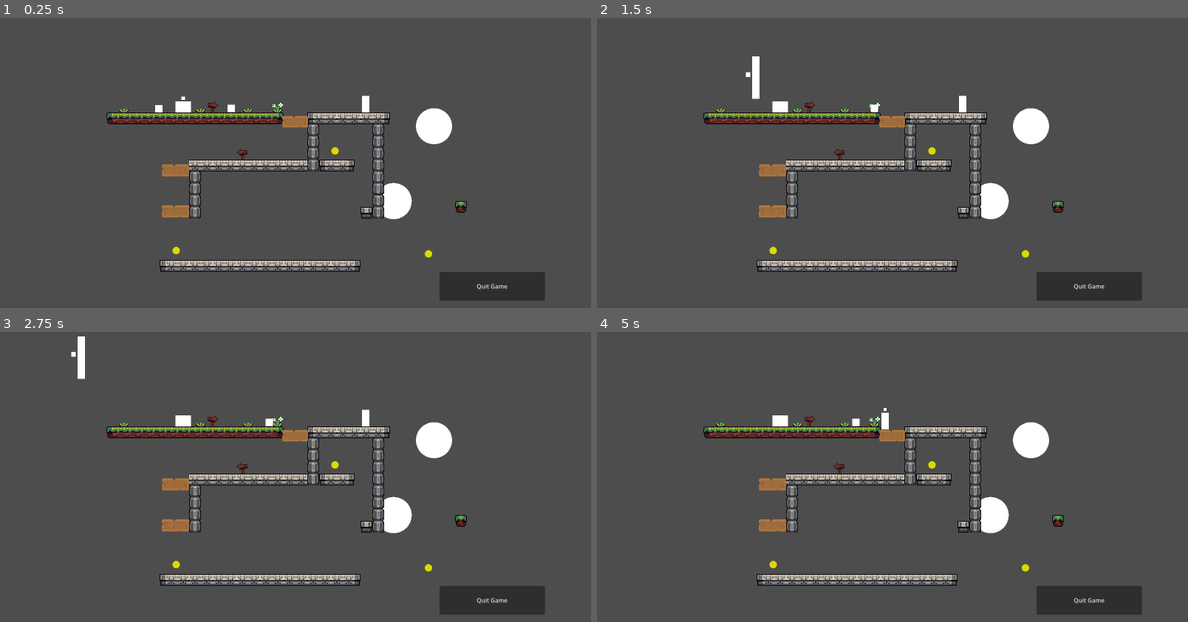
Above: before the commit, frames 1-4 (two rows, left to right).
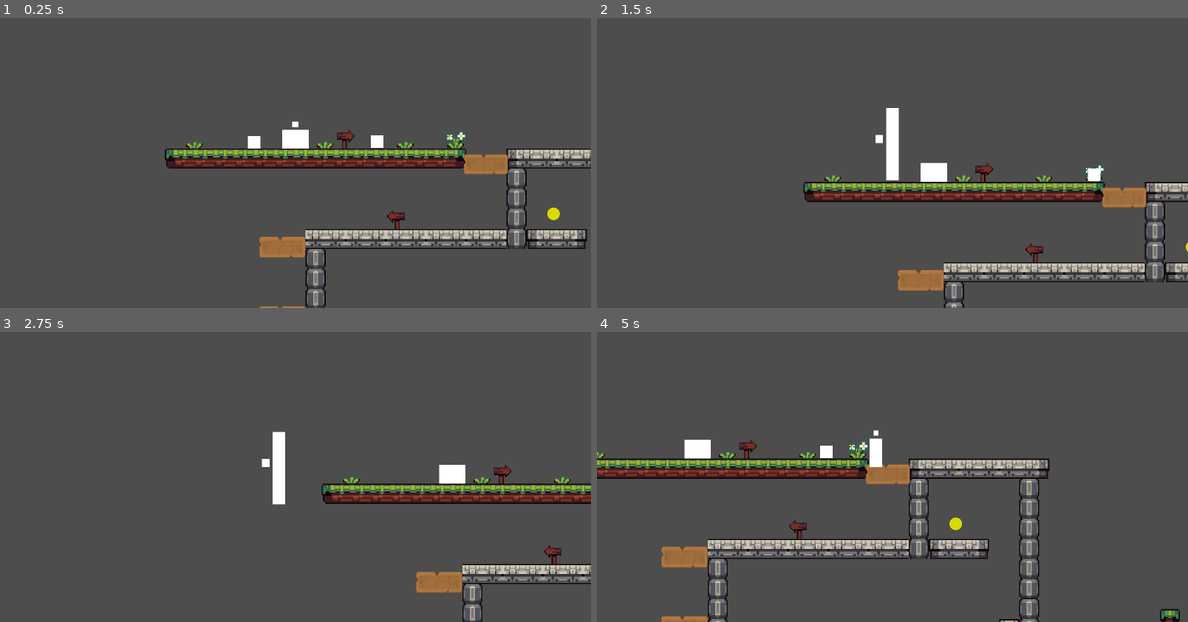
Above: after the commit, the same moments.

Repository: sighyuel/The-Cursed-Little-Pigs
Game: Godot game, scene res://test-stuff/levels/test-level.tscn
Two runs of this game, one before a commit and one after it. Both use one fixed random seed, a clock stepped at 60 frames per second and the inputs below.
Inputs:
- Up to frame 1 (0.25 s): no input
- Up to frame 2 (1.5 s): hold X (Y) 0.53-1.28 s; hold C (Right Bumper) from 0.53 s (still down); tap Space (A) at 0.6 s; tap Up (ui_up) at 0.77 s; tap X (Y) at 1.35 s
- Up to frame 3 (2.75 s): tap Up (ui_up) at 1.52 s; tap Space (A) at 1.55, 2.1 s; release C (Right Bumper) at 2.03 s; hold Left (ui_left) from 2.03 s (still down); hold X (Y) from 2.03 s (still down)
- Up to frame 4 (5 s): release Left (ui_left) at 2.78 s; release X (Y) at 2.78 s; hold C (Right Bumper) 2.78-4.28 s; tap Z (B) at 2.85 s; tap Up (ui_up) at 3.02, 3.77, 4.52 s; tap Space (A) at 3.05, 4.35 s; hold X (Y) 3.53-4.28 s; hold Left (ui_left) from 4.28 s (still down)

The runs differ from the first frame. In frame 1, 18% of the frame differs, in the area x 18-100%, y 26-100%; in frame 2, 17%; in frame 3, 15%; in frame 4, 20%, in the area x 0-99%, y 26-100%.

Commit message:
Got rid of circle_saw and tweaked movement
- changed the gravity and all the characters jumps

Diff:
--- a/test-project/project.godot
+++ b/test-project/project.godot
@@ -90,6 +90,7 @@
 [physics]
 
 3d/physics_engine="Jolt Physics"
+2d/default_gravity=1232.4930000000004
 
 [rendering]
 
--- a/test-project/scenes/Character Scenes/may.tscn
+++ b/test-project/scenes/Character Scenes/may.tscn
@@ -23,9 +23,9 @@
 piggy = "May"
 collision = NodePath("charCol")
 charMesh = NodePath("mesh")
-JUMP_VELOCITY = 200.0
+JUMP_VELOCITY = 100.0
 acceleration = 5.0
-ladder_speed = -100.0
+ladder_speed = -150.0
 metadata/_custom_type_script = "uid://ui4vyukh73sy"
 
 [node name="charCol" type="CollisionShape2D" parent="." unique_id=1686499719]
--- a/test-project/scenes/Hazards/circle saw.tscn
+++ b/test-project/scenes/Hazards/circle saw.tscn
@@ -1,6 +1,12 @@
-[gd_scene format=3 uid="uid://ct4nlmpxoto0i"]
+[gd_scene format=3 uid="uid://dih4h8d1x03gc"]
 
-[ext_resource type="Script" uid="uid://wtau3joakgub" path="res://scripts/Hazards/circle_saw.gd" id="1_13jwt"]
+[sub_resource type="GDScript" id="GDScript_mtcjj"]
+script/source = "extends Area2D
+
+func _on_body_entered(body: Node2D) -> void:
+	if body is character:
+		get_tree().call_deferred(\"reload_current_scene\")# Replace with function body.
+"
 
 [sub_resource type="CircleShape2D" id="CircleShape2D_22jcu"]
 
@@ -8,7 +14,7 @@
 
 [node name="CircleSaw" type="Area2D" unique_id=504590791]
 collision_mask = 2
-script = ExtResource("1_13jwt")
+script = SubResource("GDScript_mtcjj")
 
 [node name="CollisionShape2D" type="CollisionShape2D" parent="." unique_id=1825341653]
 shape = SubResource("CircleShape2D_22jcu")
--- a/test-project/scripts/Characters/may.gd
+++ b/test-project/scripts/Characters/may.gd
@@ -16,11 +16,11 @@
 		health = 10
 
 	if not is_on_floor() && wind_velocity.y == 0.0:
-		velocity.y += gravity * delta
-	elif wind_velocity.y >0.0:
+		velocity.y += _getgravity(velocity) * delta
+	elif wind_velocity.y > 0.0:
 		delta = 0
 	if is_on_floor():
-		gravity = 980
+		gravity = 1200
 
 	if Global_Variables.active == 3:
 		_may_glide(delta)
--- a/test-project/scripts/Characters/perry.gd
+++ b/test-project/scripts/Characters/perry.gd
@@ -11,12 +11,13 @@
 	move_and_slide()
 	rect.visible = false
 	perry_camera.enabled = false
+
 	if health == 0.0:
 		global_position = original_pos
 		health = 10
 
 	if not is_on_floor() && wind_velocity.y == 0.0:
-		velocity.y += gravity * delta
+		velocity.y += _getgravity(velocity) * delta
 	elif wind_velocity.y >0.0:
 		delta = 0
 #when perry extends, if this goes below to -1, it messes up the move_dir
@@ -37,6 +38,7 @@
 
 		$LadderDetect.text = "is on ladder: " + str(_on_ladder)
 		rect.visible = true
+
 		_camera_transition()
 		_perry_stretch()
 		_perry_reset()
--- a/test-project/scripts/Classes/character_class.gd
+++ b/test-project/scripts/Classes/character_class.gd
@@ -30,7 +30,7 @@
 var speed = 0.0
 
 var gravity: int = ProjectSettings.get_setting("physics/2d/default_gravity")
-var fall_gravity: int = 2000
+var fall_gravity: int = 2300
 var move_dir = 0.0
 #variables for abilities
 var tree_mode_activated = false
@@ -108,7 +108,7 @@
 	#aka jump
 	if is_on_floor():
 		if Input.is_action_just_released("A") and velocity.y < 0:
-			velocity.y = -JUMP_VELOCITY / 4
+			velocity.y = -JUMP_VELOCITY / 12
 			jump_sound.play()
 		if Input.is_action_just_pressed("A"):
 			velocity.y = -JUMP_VELOCITY
--- a/test-project/scripts/Hazards/circle_saw.gd
+++ /dev/null
@@ -1,5 +0,0 @@
-extends Area2D
-
-func _on_body_entered(body: Node2D) -> void:
-	if body is character:
-		get_tree().call_deferred("reload_current_scene")# Replace with function body.
--- a/test-project/test-stuff/levels/test-level.tscn
+++ b/test-project/test-stuff/levels/test-level.tscn
@@ -11,9 +11,8 @@
 [ext_resource type="Texture2D" uid="uid://dwdj0hfapimid" path="res://assets/Tile Sets/spikes1.png" id="6_h4r5i"]
 [ext_resource type="Texture2D" uid="uid://clf6ad2iwll17" path="res://assets/Tile Sets/square-512-291232940.png" id="7_htqwx"]
 [ext_resource type="PackedScene" uid="uid://caygxpvg85prd" path="res://scenes/Level Object Scenes/Collectible-Key.tscn" id="7_mhhr2"]
-[ext_resource type="PackedScene" uid="uid://bcb2xewaflgml" path="res://scenes/Level Object Scenes/circle saw.tscn" id="9_4q5fk"]
 [ext_resource type="PackedScene" uid="uid://dh8oglowmwkph" path="res://scenes/Level Object Scenes/ladder.tscn" id="10_7x2h6"]
-[ext_resource type="PackedScene" path="res://scenes/Hazards/PatrolEnemy.tscn" id="13_h4r5i"]
+[ext_resource type="PackedScene" uid="uid://c0okeewunxbf3" path="res://scenes/Hazards/PatrolEnemy.tscn" id="13_h4r5i"]
 
 [sub_resource type="TileSetAtlasSource" id="TileSetAtlasSource_5klk1"]
 texture = ExtResource("1_iul4n")
@@ -3435,20 +3434,7 @@
 position = Vector2(-304, -255)
 health = 0
 
-[node name="Camera2D" type="Camera2D" parent="." unique_id=777209548]
-offset = Vector2(0, -160.32)
-
 [node name="Kill Zones" type="Node2D" parent="." unique_id=1813017139]
-
-[node name="CircleSaw" parent="Kill Zones" unique_id=504590791 instance=ExtResource("9_4q5fk")]
-unique_name_in_owner = true
-z_index = -1
-position = Vector2(265.55, 0)
-scale = Vector2(4.9, 4.9)
-
-[node name="CircleSaw2" parent="Kill Zones" unique_id=9222628 instance=ExtResource("9_4q5fk")]
-position = Vector2(375, -203)
-scale = Vector2(4.88, 4.88)
 
 [node name="PatrolEnemy" parent="." unique_id=812782412 instance=ExtResource("13_h4r5i")]
 position = Vector2(-199, -251)
Not shown, removed: test-project/scripts/Hazards/circle_saw.gd.uid
